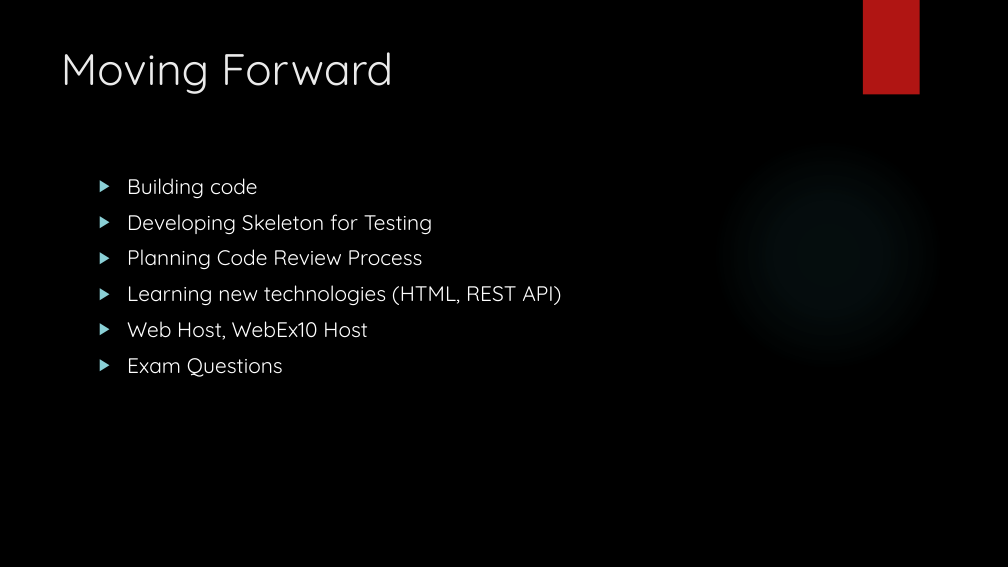
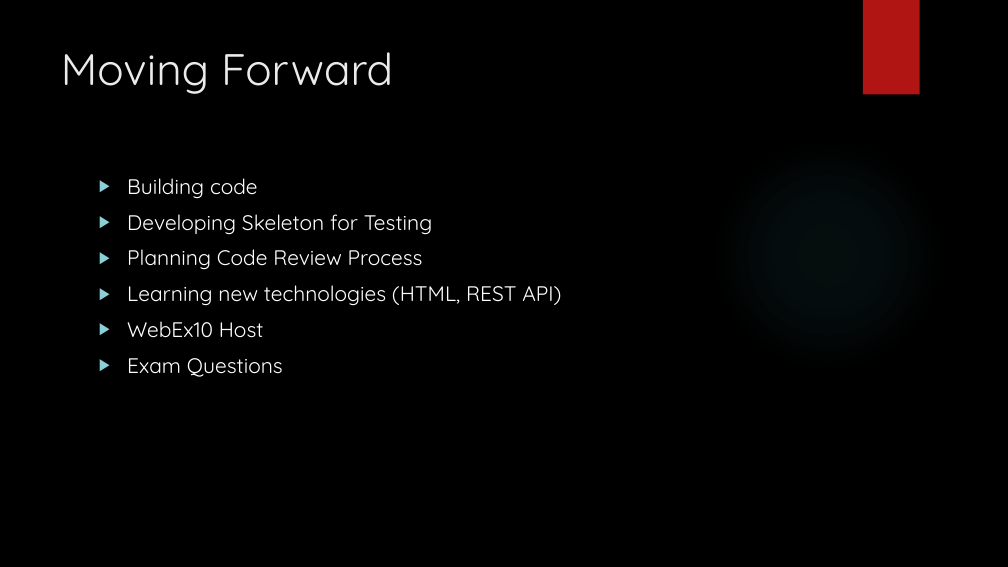
Before and after one commit to maxthedog21/412FinalGroupProject, a slide deck: slide 10 of Project Documents/Group 2.pptx (slide 8 before the commit). Drawn at 1008x567 pixels with LibreOffice and Linux fonts; fonts in the diff are those of the drawing; background and template pictures are left out. Boxes give left, top, right and bottom in pixels: in the first picture for what was removed or moved away, otherwise in the second. Text is boxed around its words. In the diff, an @@ line names an element or a change of style, - is before the commit and + after.

```diff
--- a/Project Documents/Group 2.pptx
+++ b/Project Documents/Group 2.pptx
@@ text at (127, 321, 264, 338): text changed @@
-▶ Web Host, WebEx10 Host
+▶ WebEx10 Host
```
Also in this commit, not shown: 2 slides added.
